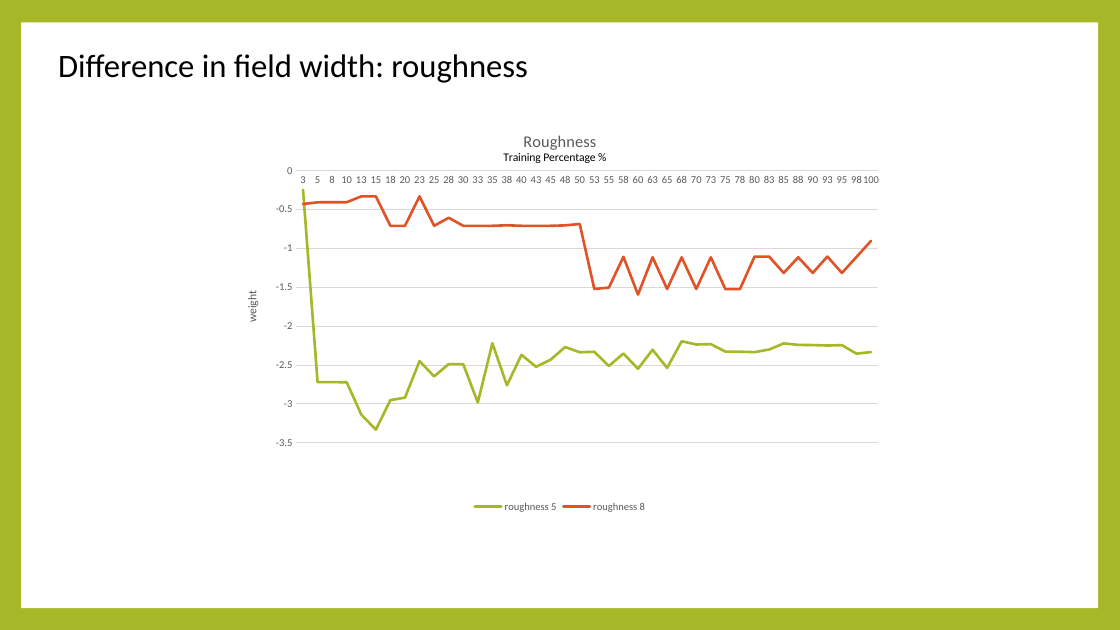
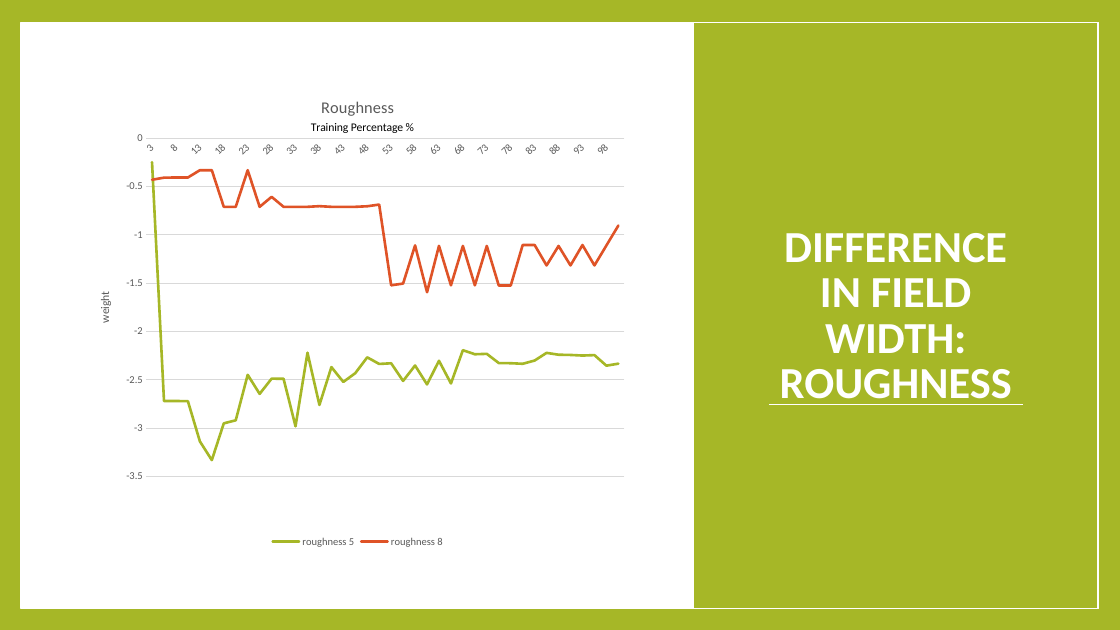
Before and after one commit to Hookz/pentominoes, a slide deck: slide 10 of Pentetris bots.pptx. Drawn at 1120x630 pixels with LibreOffice and Linux fonts; fonts in the diff are those of the drawing. Boxes give left, top, right and bottom in pixels: in the first picture for what was removed or moved away, otherwise in the second. Text is boxed around its words. In the diff, an @@ line names an element or a change of style, - is before the commit and + after.

```diff
--- a/Pentetris bots.pptx
+++ b/Pentetris bots.pptx
@@ rectangle removed at (21,23,1098,608) @@
@@ rectangle added at (21,23,1098,608), fill #FFFFFF, outline #FFFFFF 1 pt @@
@@ rectangle added at (21,23,1098,608), outline #FFFFFF 1 pt @@
@@ rectangle added at (694,23,1098,608), fill #A6B727, outline #FFFFFF 1 pt @@
@@ line chart: place and size @@
-line chart at (228,114,892,517)
+line chart at (80,79,635,551)
@@ title "DIFFERENCE IN FIELD WIDTH: ROUGHNESS" at (780,233,1012,405): vertical alignment middle to bottom @@
@@ title at (780,233,1012,405): text changed; size 28 to 38 pt; text colour #000000 to #FFFFFF; bold on @@
-Difference in field width: roughness
+DIFFERENCE IN FIELD WIDTH: ROUGHNESS
@@ line added from (769, 405) to (1023, 405), #FFFFFF 0.79 pt @@
```
Also in this commit, not shown: 8 other slides changed.
